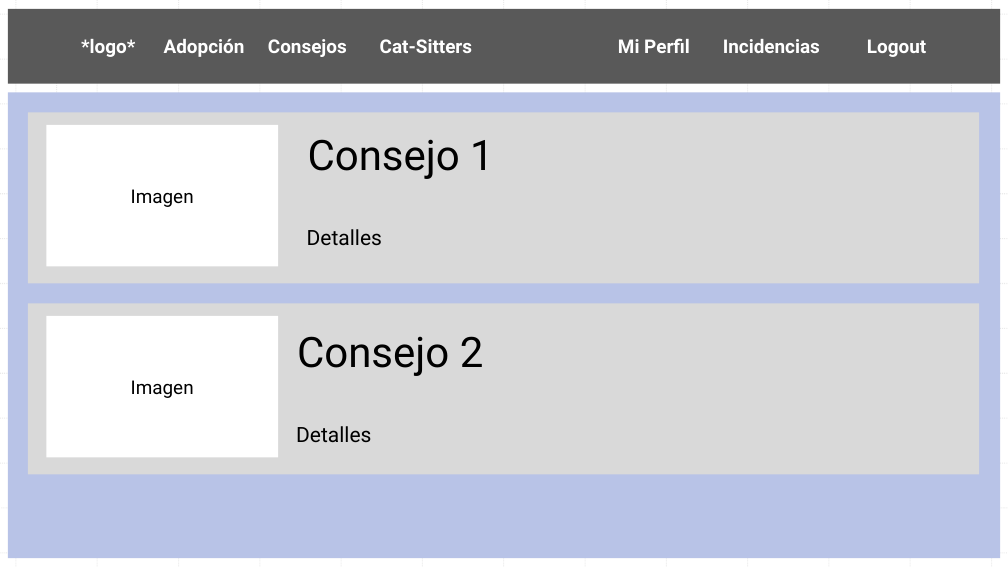
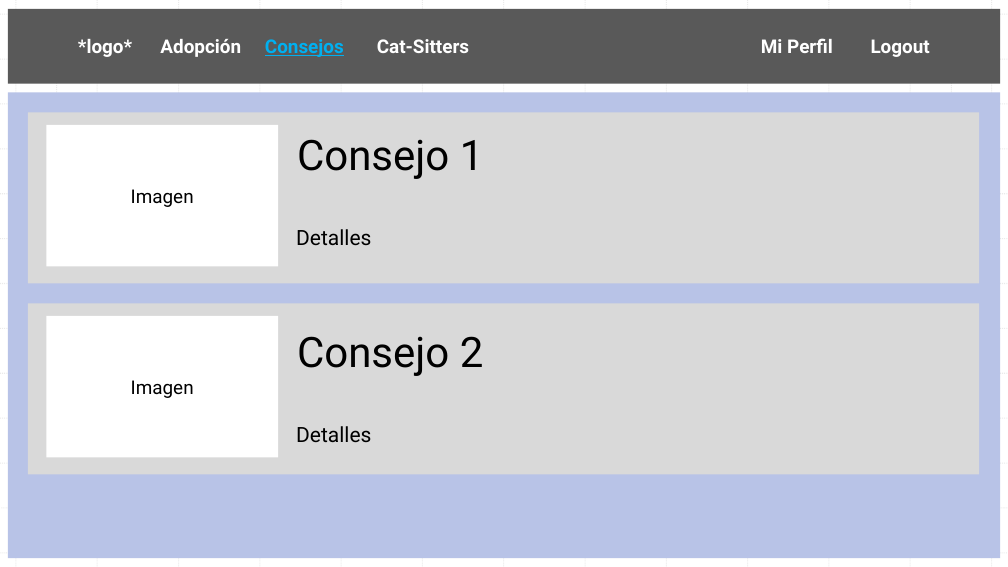
Before and after one commit to AndresIturria/Cat-Attack, a slide deck: slide 5 of Docs/wireframe cat-attack.pptx (slide 6 before the commit). Drawn at 1008x567 pixels with LibreOffice and Linux fonts; fonts in the diff are those of the drawing. Boxes give left, top, right and bottom in pixels: in the first picture for what was removed or moved away, otherwise in the second. Text is boxed around its words. In the diff, an @@ line names an element or a change of style, - is before the commit and + after.

```diff
--- a/Docs/wireframe cat-attack.pptx
+++ b/Docs/wireframe cat-attack.pptx
@@ text in rectangle at bbox=[78, 38, 930, 57]: text changed @@
-*logo* Adopción Consejos Cat-Sitters Mi Perfil Incidencias Logout
+*logo* Adopción Consejos Cat-Sitters Mi Perfil Logout
@@ text "Consejo 1": place and size @@
-text "Consejo 1" at bbox=[307, 139, 494, 245]
+text "Consejo 1" at bbox=[296, 139, 484, 245]
```
Also in this commit, not shown: 4 other slides changed, 5 slides added, 1 other file.
